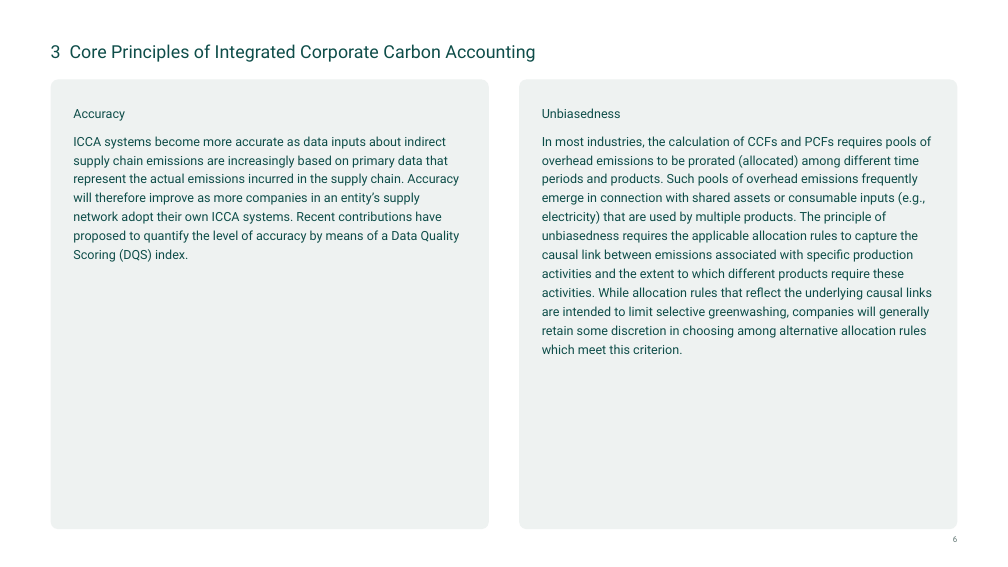
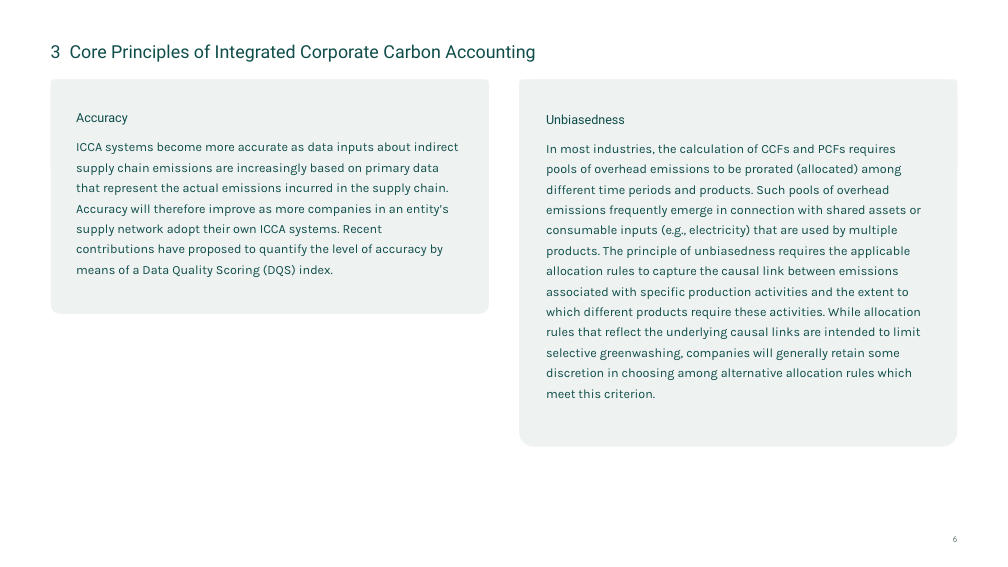
Before and after one commit to seraphinernst4/casi-ci, a slide deck: slide 6 of vorlagen/CASI-Folien-Beispiel.pptx. Drawn at 1008x567 pixels with LibreOffice and Linux fonts; fonts in the diff are those of the drawing; background and template pictures are left out. Boxes give left, top, right and bottom in pixels: in the first picture for what was removed or moved away, otherwise in the second. Text is boxed around its words. In the diff, an @@ line names an element or a change of style, - is before the commit and + after.

```diff
--- a/vorlagen/CASI-Folien-Beispiel.pptx
+++ b/vorlagen/CASI-Folien-Beispiel.pptx
@@ text "Accuracy" at bbox=[51, 79, 489, 314]: font Roboto to Karla; line spacing 1.25 to 1.35; fill none to #EEF2F1 @@
@@ text "Accuracy": place and size @@
-text "Accuracy" at bbox=[73, 109, 460, 262]
+text "Accuracy" at bbox=[51, 79, 489, 314]
@@ rounded rectangle removed at bbox=[51, 79, 489, 529] @@
@@ text "Unbiasedness": place and size @@
-text "Unbiasedness" at bbox=[542, 108, 932, 354]
+text "Unbiasedness" at bbox=[520, 79, 958, 447]
@@ text "Unbiasedness" at bbox=[520, 79, 958, 447]: font Roboto to Karla; line spacing 1.25 to 1.35; fill none to #EEF2F1 @@
@@ rounded rectangle removed at bbox=[520, 79, 958, 529] @@
```
Also in this commit, not shown: 7 other slides changed, 19 other files.
